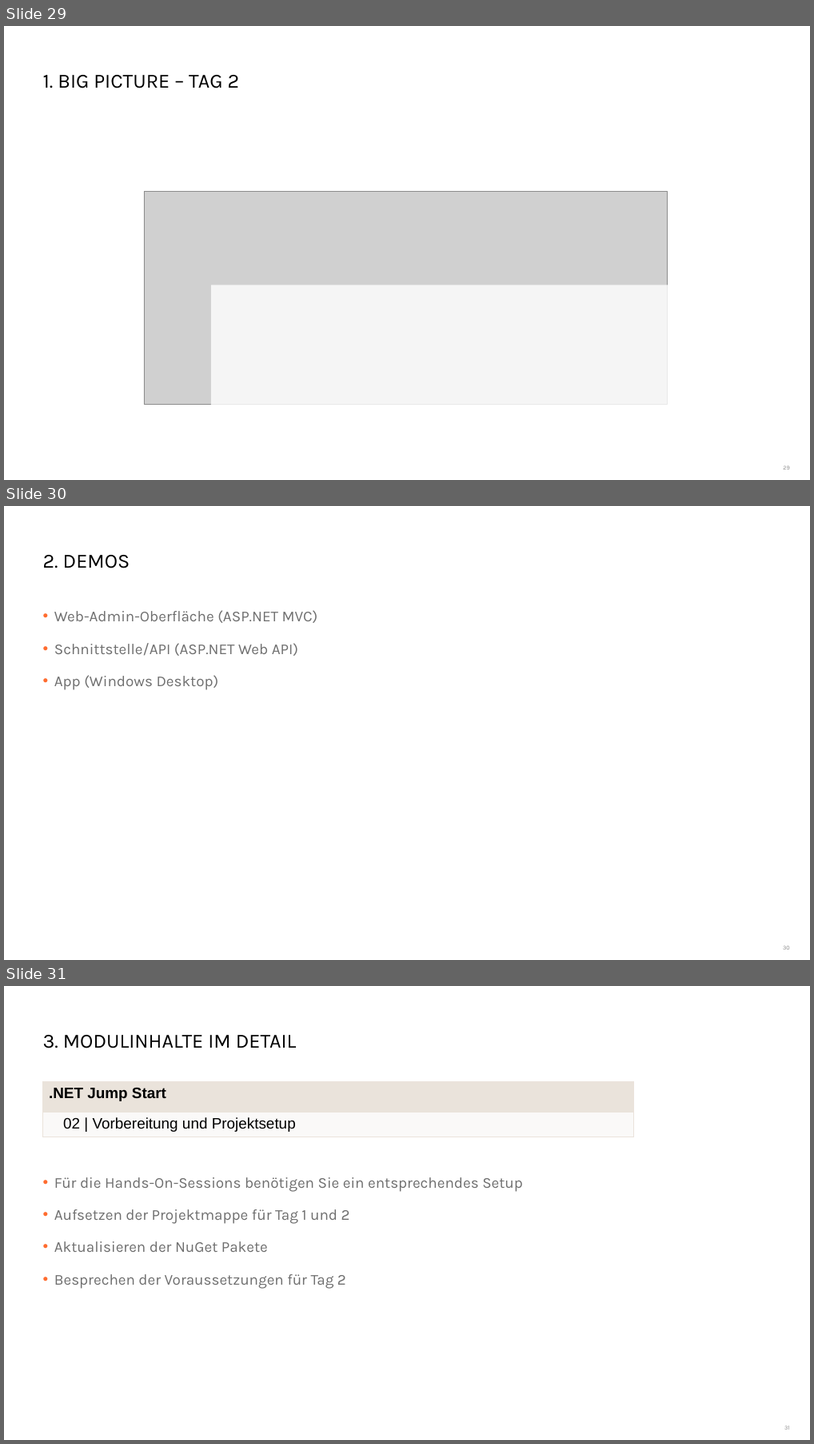
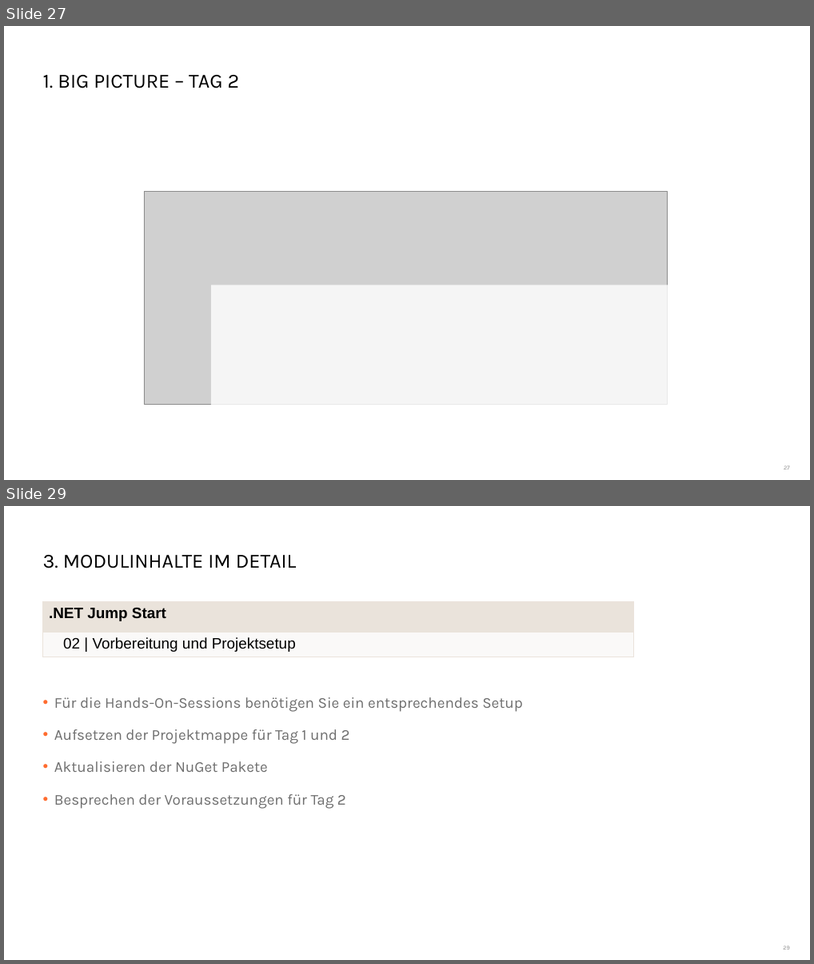
Before and after one commit to danielbeckmann/DotNETJumpStart, a slide deck: 01. Überblick/Überblick Workshop.pptx. Shown one above the other, each under a label of ours: slides 29, 30 and 31 before the commit, slides 27 and 29 after it; the slides between them are not shown. The pictures are 814x1444 and 814x964 pixels, drawn with LibreOffice and Linux fonts; fonts in the diff are those of the drawing; grey boxes stand for pictures; background and template pictures are left out. Boxes give left, top, right and bottom in pixels: in the first picture for what was removed or moved away, otherwise in the second. Text is boxed around its words. In the diff, an @@ line names an element or a change of style, - is before the commit and + after.

```diff
--- a/01. Überblick/Überblick Workshop.pptx
+++ b/01. Überblick/Überblick Workshop.pptx
@@ slide 30 removed at (x1=4, y1=506, x2=810, y2=960), background #FFFFFF @@
@@ title removed at (x1=43, y1=555, x2=130, y2=568) @@
-2. DEMOS
@@ text removed at (x1=54, y1=610, x2=318, y2=690) @@
-• Web-Admin-Oberfläche (ASP.NET MVC)
-• Schnittstelle/API (ASP.NET Web API)
-• App (Windows Desktop)
@@ page number removed at (x1=783, y1=945, x2=790, y2=949) @@
-30
@@ what was slide 29 is now slide 27 @@
@@ what was slide 31 is now slide 29 @@
@@ page number at (x1=783, y1=945, x2=790, y2=949): text changed @@
-31
+29
```
Also in this commit, not shown: 5 slides changed, 1 slide added, 2 other slides removed.
